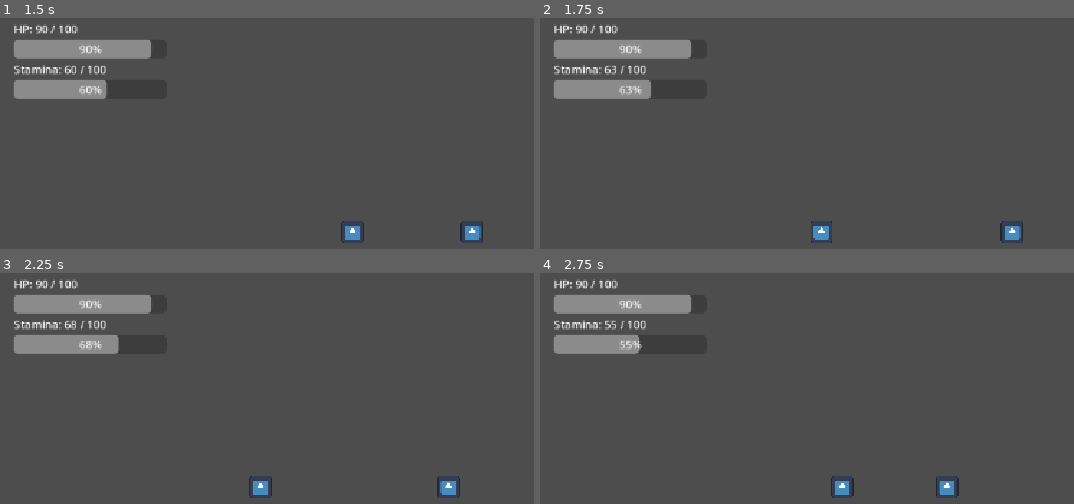
Above: before the commit, frames 1-4 (two rows, left to right).
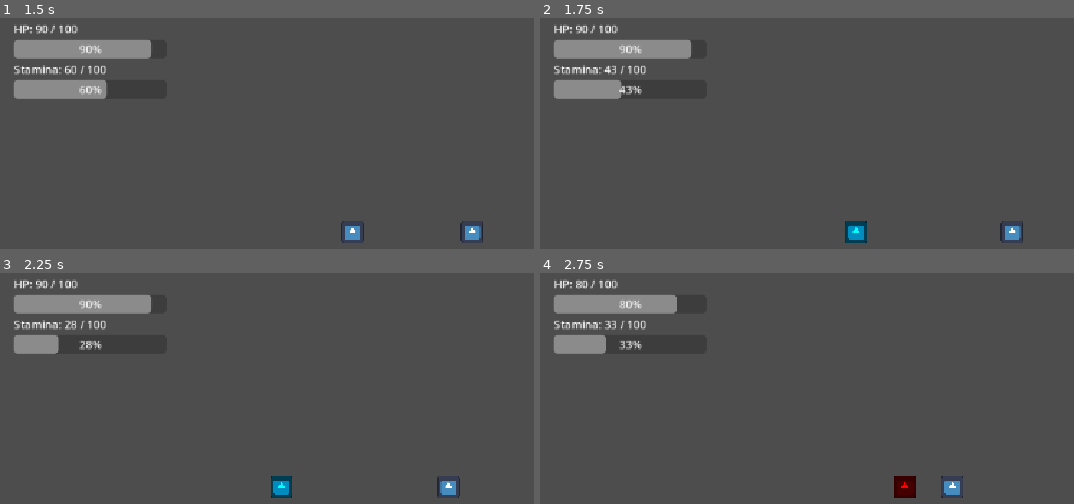
Above: after the commit, the same moments.

Repository: shanwinder/lastblade
Game: Godot game, scene res://scenes/main/Main.tscn
The game is run twice, just before and just after one commit, with the same random seed, the same clock (stepped at 60 frames per second) and the same inputs. The engine's default icon, where the game draws it, is replaced by a stand-in: a white triangle on a blue panel in a dark square.
Inputs:
- Up to frame 1 (1.5 s): hold Right (ui_right) 0.53-1.28 s; tap J (attack) at 0.6 s; tap K (dash) at 0.8, 1.35 s; hold Left (ui_left) from 1.28 s (still down)
- Up to frame 2 (1.75 s): keep holding Left (ui_left); tap L (parry, bound only after the commit) at 1.55 s
- Up to frame 3 (2.25 s): release Left (ui_left) at 2.03 s; hold Right (ui_right) from 2.03 s (still down); tap L (parry, bound only after the commit) at 2.1 s
- Up to frame 4 (2.75 s): keep holding Right (ui_right); tap J (attack) at 2.3 s

Frame 1 is identical in both runs. In frame 2, 1.1% of the frame differs, in the area x 12-62%, y 20-98%; in frame 3, 1.5%; in frame 4, 1.6%, in the area x 6-80%, y 3-98%.

Commit message:
Add parry mechanic with enemy stagger & input
Introduce a Parry system and related handling between Player and EnemyDummy.

- Player (player.gd): add parry config (stamina cost, active and recovery times), is_parrying flag, and parry() implementation that consumes stamina, updates HUD, toggles parry state, gives visual feedback, and enforces recovery. Add is_parry_active() and on_successful_parry() helpers. Prevent movement/attack/dash while parrying and block dash/attack inputs during parry.
- Enemy (EnemyDummy.gd): check target for active parry when attack hitbox triggers; if parried, call player's on_successful_parry(), stagger the enemy (stagger() added), prevent damage, disable hitbox briefly, change sprite tint for feedback, and stop attacking.
- Input (project.godot): add a 'parry' input mapping.

Also cleaned up/condensed some comments and ensured self-hit checks remain. This enables parry interactions and short enemy stun feedback when a parry succeeds.

Diff:
--- a/last-blade-trial/EnemyDummy.gd
+++ b/last-blade-trial/EnemyDummy.gd
@@ -145,13 +145,10 @@
 		return
 
 	# หา parent ของ Hurtbox ที่ถูกชน
-	# เช่น ถ้าชน player/Hurtbox target ก็คือ player
-	# ถ้าชน EnemyDummy/Hurtbox target ก็คือ EnemyDummy
 	var target = area.get_parent()
 
-	# สำคัญมาก:
-	# ถ้า target คือตัวศัตรูเอง ให้ข้ามทันที
-	# เพื่อป้องกัน EnemyDummy โจมตีโดน Hurtbox ของตัวเอง
+	# ถ้า target คือตัวศัตรูเอง ให้ข้าม
+	# ป้องกัน EnemyDummy โจมตีโดน Hurtbox ของตัวเอง
 	if target == self:
 		print("Enemy attack ignored own Hurtbox")
 		return
@@ -160,7 +157,23 @@
 	if not target.has_method("take_damage"):
 		return
 
-	# มาถึงตรงนี้แปลว่าโจมตีโดนเป้าหมายที่รับดาเมจได้จริง
+	# เช็กก่อนว่าเป้าหมายมีระบบ Parry หรือไม่
+	if target.has_method("is_parry_active") and target.is_parry_active():
+		# ถ้า Player กำลัง Parry อยู่ ถือว่า Parry สำเร็จ
+		has_hit_player = true
+		print("Enemy attack was parried!")
+
+		# เรียก feedback ฝั่ง Player
+		if target.has_method("on_successful_parry"):
+			target.on_successful_parry()
+
+		# ทำให้ศัตรูชะงักสั้น ๆ
+		stagger()
+
+		# ไม่ทำดาเมจ เพราะถูก Parry
+		return
+
+	# ถ้าไม่ได้ Parry ให้ทำดาเมจตามปกติ
 	has_hit_player = true
 	target.take_damage(attack_damage)
 
@@ -177,6 +190,25 @@
 	if current_hp <= 0:
 		die()
 
+func stagger() -> void:
+	# ศัตรูชะงักเมื่อถูก Parry
+	print("Enemy staggered!")
+
+	# หยุดการโจมตีทันที
+	is_attacking = false
+
+	# ปิด Hitbox ศัตรูทันที เพื่อไม่ให้ชนซ้ำ
+	attack_shape.disabled = true
+
+	# เปลี่ยนสีเป็นฟ้าเพื่อแสดงว่าถูก Parry
+	sprite_2d.modulate = Color.CYAN
+
+	# หยุดนิ่งสั้น ๆ
+	await get_tree().create_timer(0.35).timeout
+
+	# กลับสีปกติ ถ้าศัตรูยังอยู่
+	if is_instance_valid(sprite_2d):
+		sprite_2d.modulate = Color.WHITE
 
 func flash_red() -> void:
 	# เปลี่ยนสีศัตรูเป็นแดงชั่วคราว
--- a/last-blade-trial/player.gd
+++ b/last-blade-trial/player.gd
@@ -36,6 +36,16 @@
 
 # Stamina ที่ใช้เมื่อ Dash หนึ่งครั้ง
 @export var dash_stamina_cost: float = 30.0
+
+# Stamina ที่ใช้เมื่อกด Parry หนึ่งครั้ง
+@export var parry_stamina_cost: float = 20.0
+
+# ระยะเวลาที่ Parry มีผลจริง
+# ถ้าศัตรูโจมตีเข้ามาในช่วงนี้ จะ Parry สำเร็จ
+@export var parry_active_time: float = 0.22
+
+# เวลาหน่วงหลัง Parry ก่อนจะทำ action อื่นได้
+@export var parry_recovery_time: float = 0.25
 
 # ระยะเวลาที่ Hitbox ของดาบเปิดตอนโจมตี
 @export var attack_active_time: float = 0.18
@@ -83,6 +93,9 @@
 
 # ใช้เช็กว่า Dash ยังติด cooldown อยู่หรือไม่
 var can_dash: bool = true
+
+# ใช้เช็กว่าผู้เล่นกำลังอยู่ในช่วง Parry หรือไม่
+var is_parrying: bool = false
 
 # ทิศที่ผู้เล่นหันหน้าอยู่ 1 = ขวา, -1 = ซ้าย
 var facing_direction: int = 1
@@ -134,8 +147,8 @@
 	# รับค่าการกดปุ่มซ้าย/ขวา จาก ui_left และ ui_right
 	var direction := Input.get_axis("ui_left", "ui_right")
 
-	# ถ้ากำลังโจมตี ให้หยุดขยับชั่วคราว
-	if is_attacking:
+	# ถ้ากำลังโจมตีหรือ Parry ให้หยุดขยับชั่วคราว
+	if is_attacking or is_parrying:
 		velocity.x = 0
 	else:
 		velocity.x = direction * speed
@@ -154,13 +167,17 @@
 		# ย้าย Hitbox ดาบไปด้านหน้าของตัวละคร
 		attack_hitbox.position.x = attack_hitbox_offset_x * facing_direction
 
-	# ถ้ากดปุ่ม attack และไม่ได้กำลังโจมตี/แดชอยู่ ให้โจมตี
-	if Input.is_action_just_pressed("attack") and not is_attacking and not is_dashing:
+	# ถ้ากดปุ่ม attack และตอนนี้ไม่ได้ทำ action อื่น ให้โจมตี
+	if Input.is_action_just_pressed("attack") and not is_attacking and not is_dashing and not is_parrying:
 		attack()
 
-	# ถ้ากดปุ่ม dash และ Dash ได้ ให้เริ่ม Dash
-	if Input.is_action_just_pressed("dash") and can_dash and not is_attacking and not is_dashing:
+	# ถ้ากดปุ่ม dash และตอนนี้ไม่ได้ทำ action อื่น ให้ Dash
+	if Input.is_action_just_pressed("dash") and can_dash and not is_attacking and not is_dashing and not is_parrying:
 		dash()
+
+	# ถ้ากดปุ่ม parry และตอนนี้ไม่ได้ทำ action อื่น ให้ Parry
+	if Input.is_action_just_pressed("parry") and not is_attacking and not is_dashing and not is_parrying:
+		parry()
 
 func emit_stats() -> void:
 	# ส่งค่า HP และ Stamina ปัจจุบันออกไปให้ HUD
@@ -262,6 +279,60 @@
 	can_dash = true
 	print("Dash Ready")
 
+func parry() -> void:
+	# ถ้า Stamina ไม่พอ ห้าม Parry
+	if current_stamina < parry_stamina_cost:
+		print("Not enough stamina to parry. Stamina =", int(current_stamina))
+		return
+
+	# ใช้ Stamina สำหรับ Parry
+	current_stamina -= parry_stamina_cost
+	print("Parry stamina used. Stamina left =", int(current_stamina))
+
+	# แจ้ง HUD ว่า Stamina เปลี่ยนแล้ว
+	emit_stats()
+
+	# เริ่มสถานะ Parry
+	is_parrying = true
+	print("Player Parry ON")
+
+	# ในขั้นแรก เราจะเปลี่ยนสีตัวละครเป็นฟ้าอ่อน เพื่อให้รู้ว่ากำลัง Parry
+	sprite_2d.modulate = Color.CYAN
+
+	# รอช่วงเวลาที่ Parry มีผลจริง
+	await get_tree().create_timer(parry_active_time).timeout
+
+	# หมดช่วง Parry
+	is_parrying = false
+	print("Player Parry OFF")
+
+	# เปลี่ยนสีกลับเป็นปกติ
+	if is_instance_valid(sprite_2d):
+		sprite_2d.modulate = Color.WHITE
+
+	# รอ recovery เล็กน้อย
+	# เพื่อไม่ให้กด Parry รัวแบบไม่มีโทษ
+	await get_tree().create_timer(parry_recovery_time).timeout
+
+func is_parry_active() -> bool:
+	# ฟังก์ชันนี้ให้ศัตรูเรียกถามว่า
+	# ตอนนี้ Player อยู่ในช่วง Parry สำเร็จได้หรือไม่
+	return is_parrying
+
+func on_successful_parry() -> void:
+	# ฟังก์ชันนี้ถูกเรียกเมื่อศัตรูโจมตีเข้ามาในช่วง Parry
+	print("Successful Parry!")
+
+	# ให้สีเป็นเหลืองชั่วคราวเพื่อ feedback
+	sprite_2d.modulate = Color.YELLOW
+
+	# ยังไม่ทำ Posture ตอนนี้
+	# ขั้นต่อไปค่อยทำให้ศัตรูเสียสมดุลหรือชะงักนานขึ้น
+
+	await get_tree().create_timer(0.08).timeout
+
+	if is_instance_valid(sprite_2d):
+		sprite_2d.modulate = Color.WHITE
 
 func _on_attack_hitbox_area_entered(area: Area2D) -> void:
 	# ถ้าไม่ได้อยู่ในจังหวะโจมตี ก็ไม่ทำดาเมจ
--- a/last-blade-trial/project.godot
+++ b/last-blade-trial/project.godot
@@ -32,6 +32,11 @@
 "events": [Object(InputEventKey,"resource_local_to_scene":false,"resource_name":"","device":16,"window_id":0,"alt_press …(190 unchanged characters)…
 ]
 }
+parry={
+"deadzone": 0.2,
+"events": [Object(InputEventKey,"resource_local_to_scene":false,"resource_name":"","device":16,"window_id":0,"alt_pressed":false,"shift_pressed":false,"ctrl_pressed":false,"meta_pressed":false,"pressed":false,"keycode":0,"physical_keycode":76,"key_label":0,"unicode":0,"location":0,"echo":false,"script":null)
+]
+}
 
 [physics]
 
